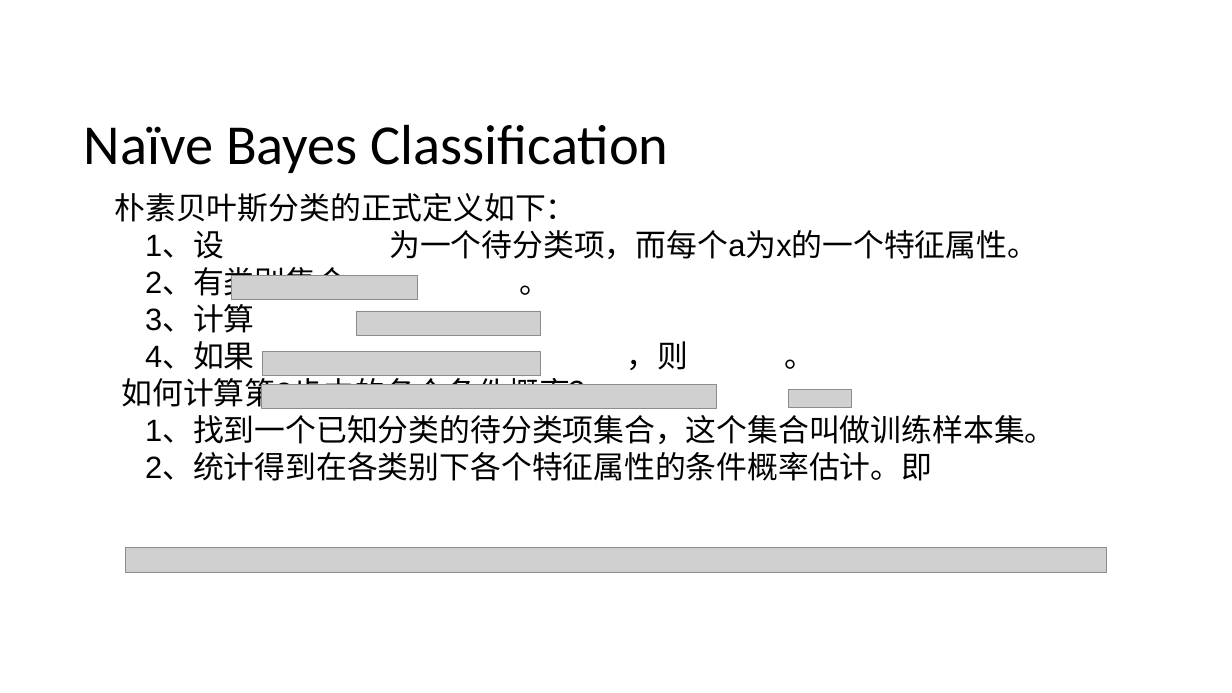
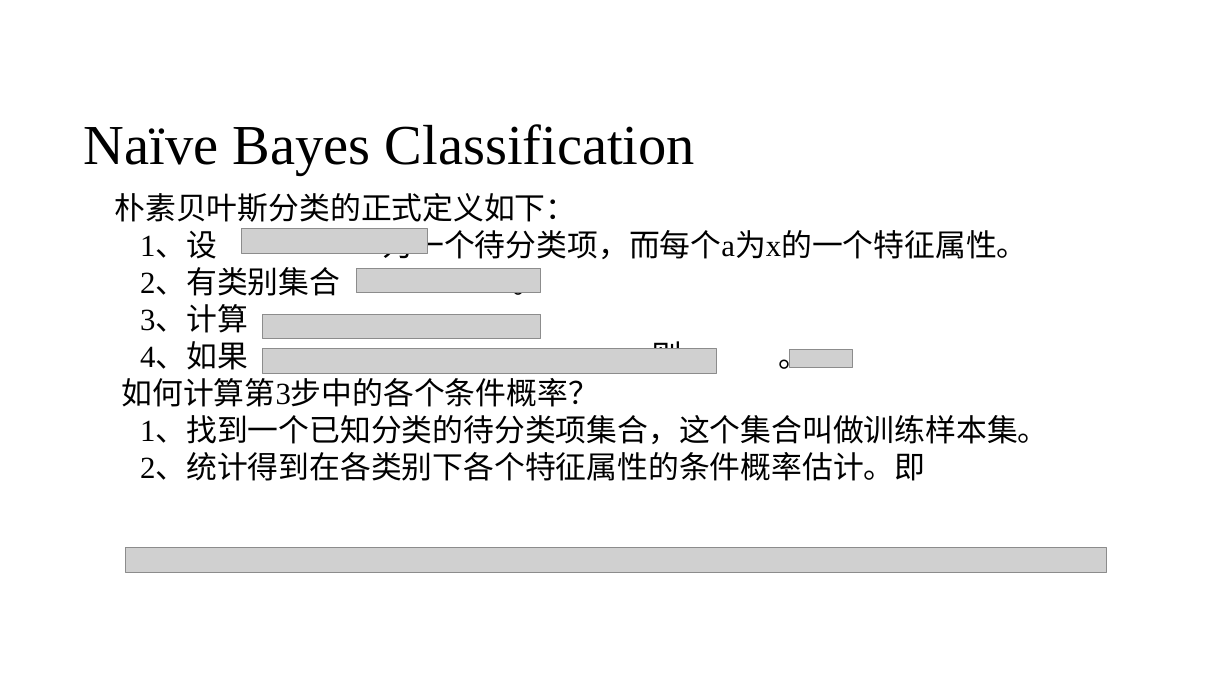
Before and after one commit to SocratesClub/ccrbook, a slide deck: slide 15 of slides/Chapter 3&4 语义建模 .pptx (slide 7 before the commit). Drawn at 1232x693 pixels with LibreOffice and Linux fonts; fonts in the diff are those of the drawing; grey boxes stand for pictures. Boxes give left, top, right and bottom in pixels: in the first picture for what was removed or moved away, otherwise in the second. Text is boxed around its words. In the diff, an @@ line names an element or a change of style, - is before the commit and + after.

```diff
--- a/slides/Chapter 3&4 语义建模 .pptx
+++ b/slides/Chapter 3&4 语义建模 .pptx
@@ title "Naïve Bayes Classification" at (84, 124, 695, 175): font Calibri to Times New Roman @@
@@ text "朴素贝叶斯分类的正式定义如下：" at (115, 193, 1049, 481): font Arial to Times New Roman @@
@@ picture: place and size @@
-picture at (231, 275, 417, 299)
+picture at (241, 229, 427, 253)
@@ picture: place and size @@
-picture at (356, 311, 541, 335)
+picture at (356, 269, 541, 293)
@@ picture: place and size @@
-picture at (262, 351, 541, 375)
+picture at (262, 314, 541, 338)
@@ picture: place and size @@
-picture at (262, 384, 717, 409)
+picture at (262, 348, 717, 372)
@@ picture: place and size @@
-picture at (788, 390, 851, 408)
+picture at (789, 349, 852, 367)
```
Also in this commit, not shown: 5 other slides changed, 13 slides added, 4 slides removed.
